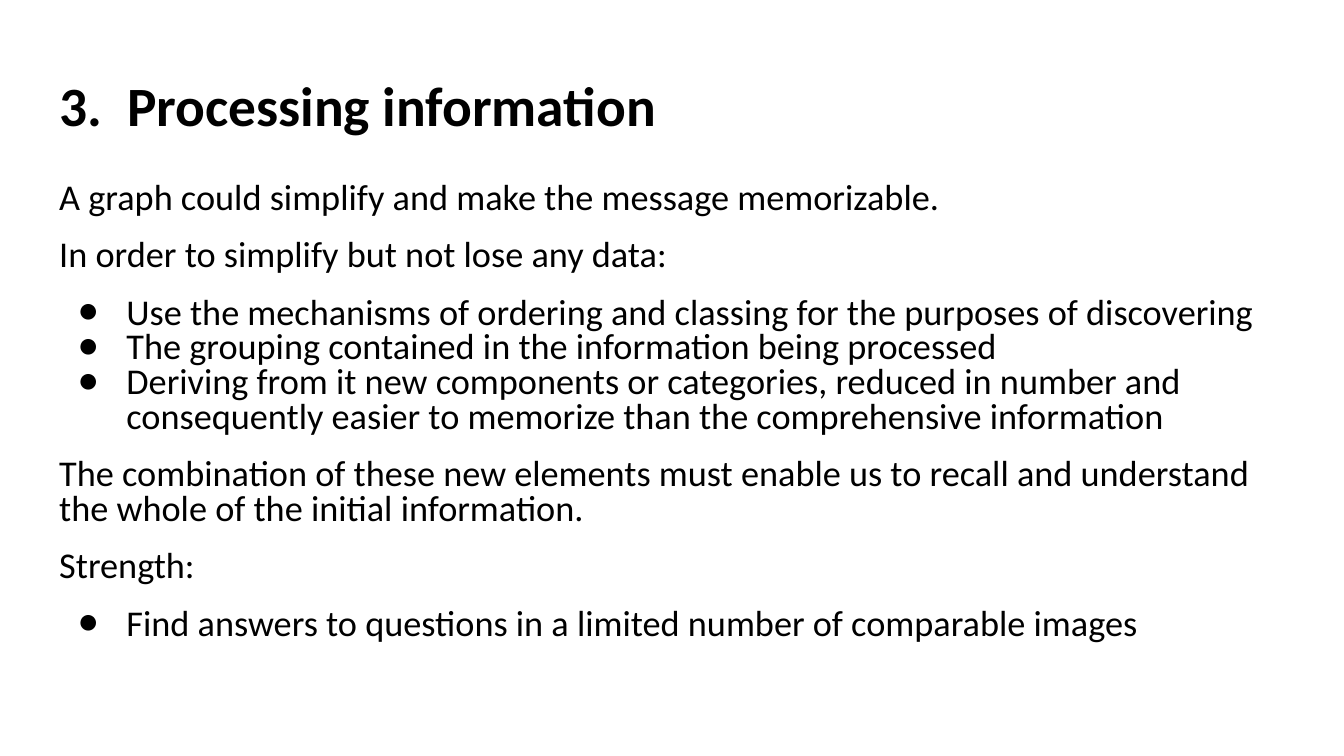
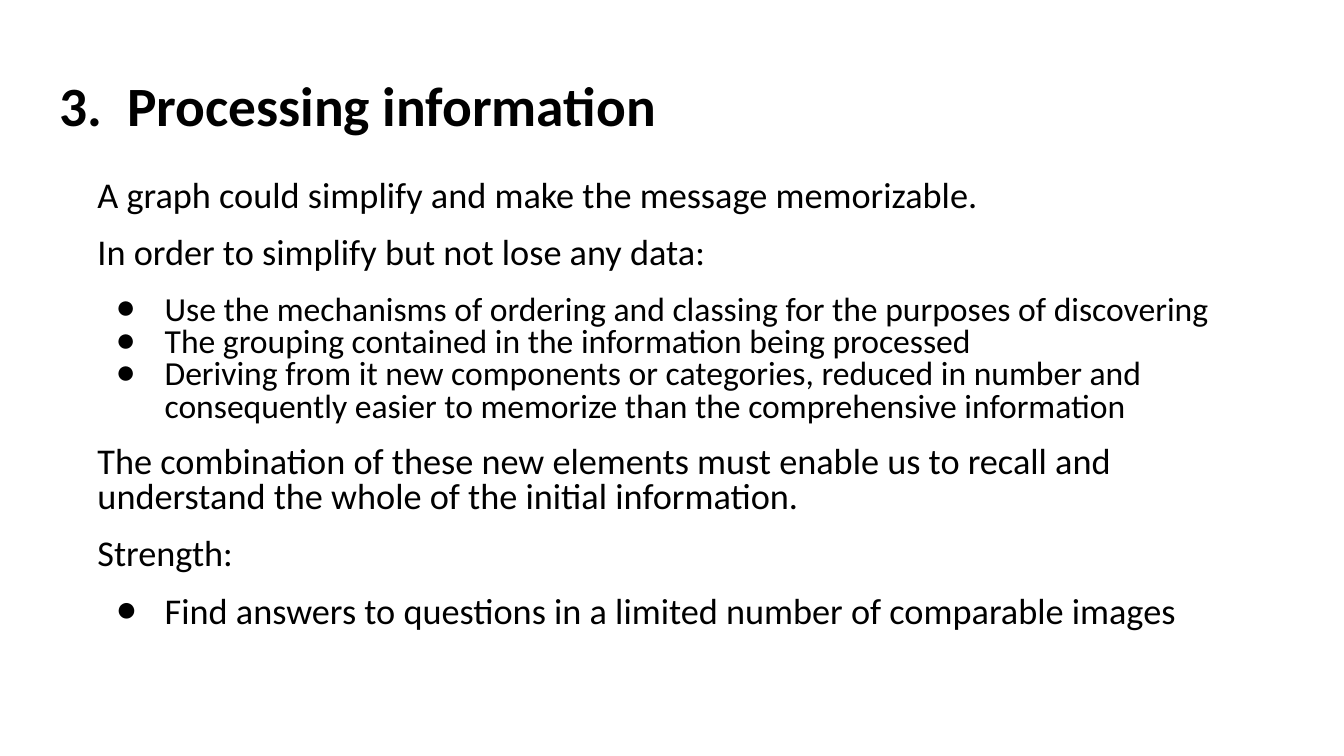
Before and after one commit to Jiaxin-yyjx/Visualization-D3.js-Lab, a slide deck: slide 15 of midterm/SoMSummery.pptx. Drawn at 1344x756 pixels with LibreOffice and Linux fonts; fonts in the diff are those of the drawing. Boxes give left, top, right and bottom in pixels: in the first picture for what was removed or moved away, otherwise in the second. Text is boxed around its words. In the diff, an @@ line names an element or a change of style, - is before the commit and + after.

```diff
--- a/midterm/SoMSummery.pptx
+++ b/midterm/SoMSummery.pptx
@@ text "A graph could simplify and ...": place and size @@
-text "A graph could simplify and ..." at bbox=[59, 184, 1253, 643]
+text "A graph could simplify and ..." at bbox=[97, 182, 1208, 631]
@@ text at bbox=[165, 297, 1208, 424]: size 25.9 to 24.1 pt in "Use the mechanisms of ordering and classing ...", "The grouping contained in the information being ...", "Deriving from it new components or categories, ..." @@
```
Also in this commit, not shown: 7 other slides changed, 5 slides added, 8 slides removed.
